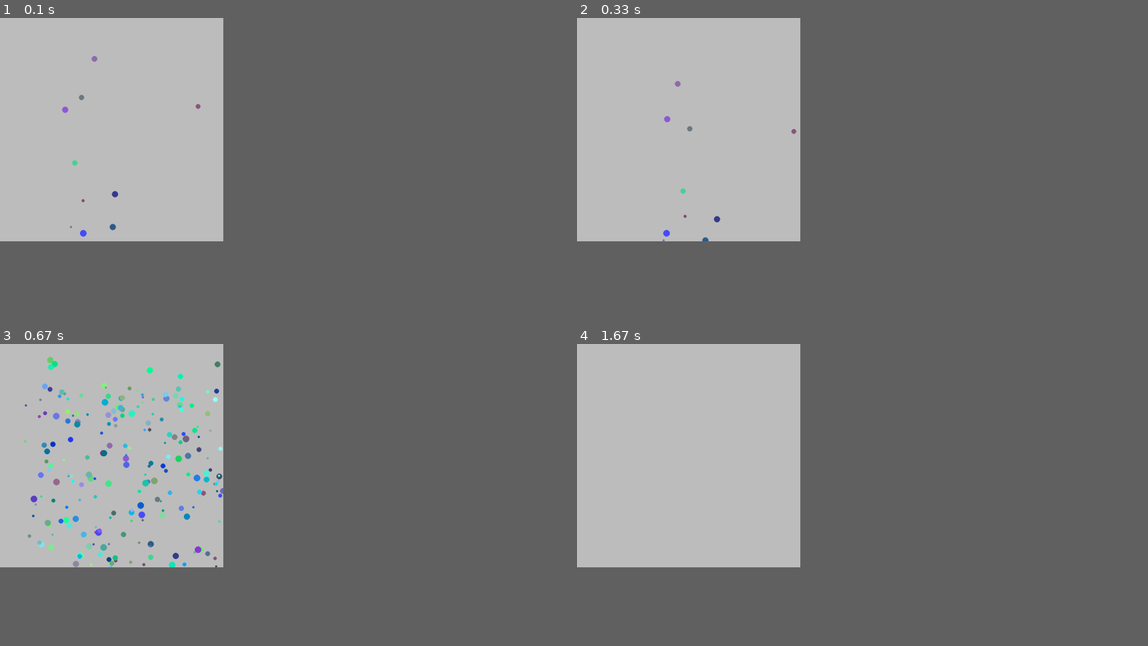
Above: before the commit, frames 1-4 (two rows, left to right).
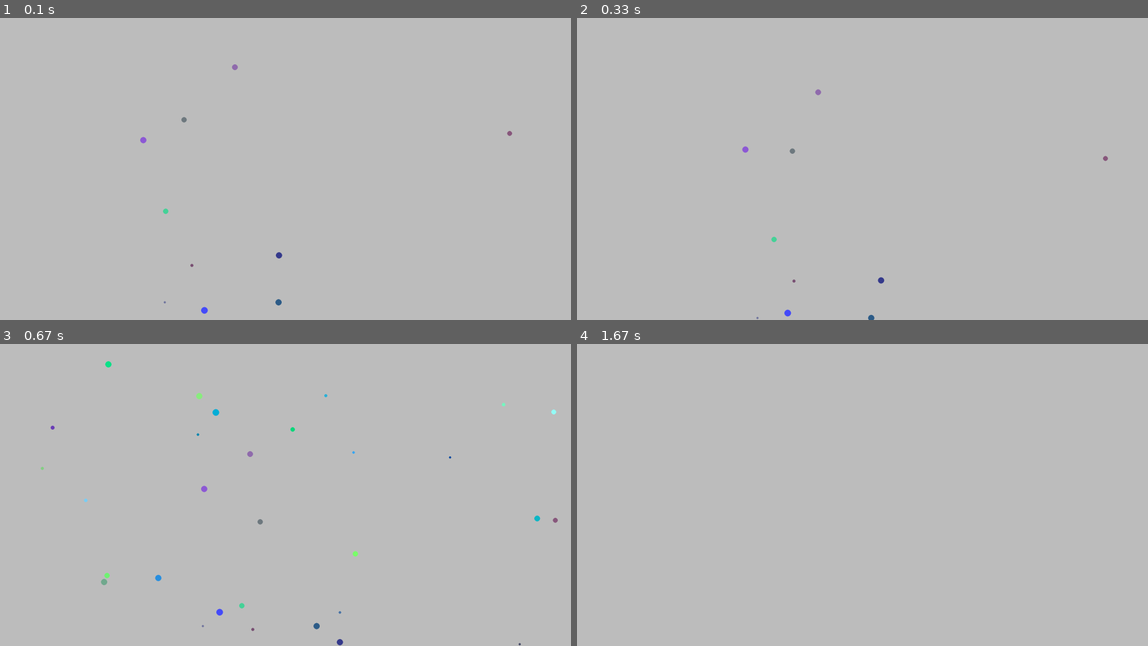
Above: after the commit, the same moments.

Repository: Rosebotics/catapult2019
Game: pygame game, started from learningPygame/Evan/04-BouncingBall/BouncingBall.py
The game is run twice, just before and just after one commit, with the same random seed, the same clock (stepped at 60 frames per second) and the same inputs.
Inputs:
- Up to frame 1 (0.1 s): no input
- Up to frame 2 (0.33 s): no input
- Up to frame 3 (0.67 s): tap Space at 0.33 s
- Up to frame 4 (1.67 s): hold Down 0.67-1.13 s; tap Space at 0.73, 1.03 s
In our replay, the window is 352x352 before the commit and 900x476 after it. These sizes can differ from the game's own. Grey fills any space a smaller window leaves; there, only what the larger window draws over its background counts as a difference.

The runs differ from the first frame. In frame 1, 0.3% of the frame differs, in the area x 10-90%, y 12-98%; in frame 2, 0.3%; in frame 3, 2.5%, in the area x 4-98%, y 4-100%; in frame 4, only the window size differs.

Commit message:
created the whole program  can change how may balls are made, inishaly, when space it presed
 can clear using down
 can change the randomeness of the balls

Diff:
--- a/learningPygame/Evan/04-BouncingBall/BouncingBall.py
+++ b/learningPygame/Evan/04-BouncingBall/BouncingBall.py
@@ -39,7 +39,7 @@
 
 def main():
     pygame.init()
-    screen = pygame.display.set_mode((1000, 1000))
+    screen = pygame.display.set_mode((2550, 1350))
     pygame.display.set_caption('Bouncing Ball')
     screen.fill(pygame.Color('gray'))
     clock = pygame.time.Clock()
@@ -61,7 +61,7 @@
                 #press space to add new balls
             if pressed_keys[pygame.K_SPACE]:
                 # can change how many are made at a time
-               for i in range(100):
+               for i in range(10):
                     ball = Ball(screen, (random.randint(0,155), random.randint(55,255), random.randint(100,255)), random.randint(50,screen.get_width()-50), random.randint(50,screen.get_height()-50), random.randint(5, 15),random.randint(1, 10), random.randint(1, 10))
                     balls.append(ball)
                 # clear the caos
Not shown, changed: learningPygame/Evan/evans notes
